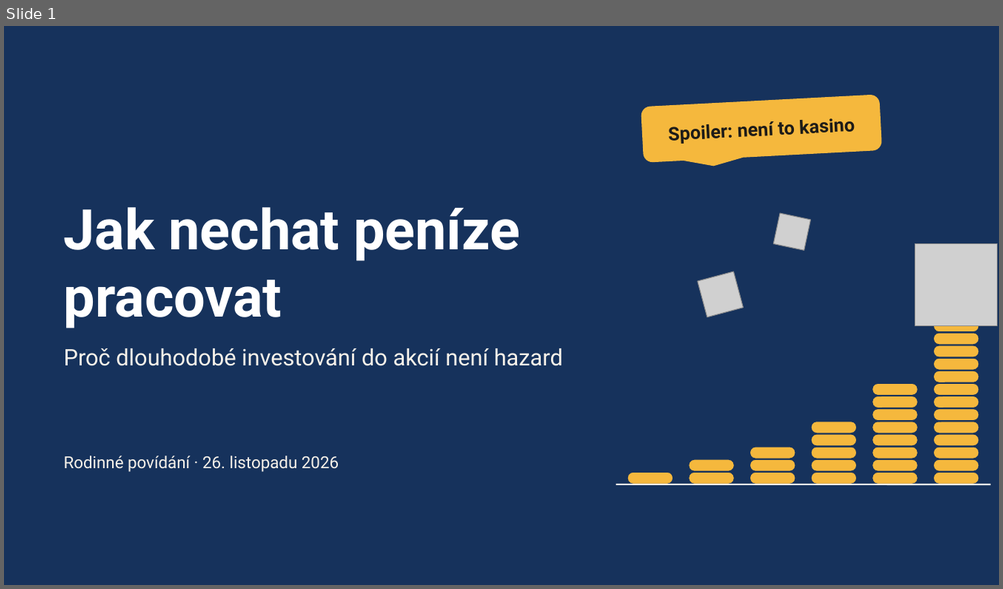
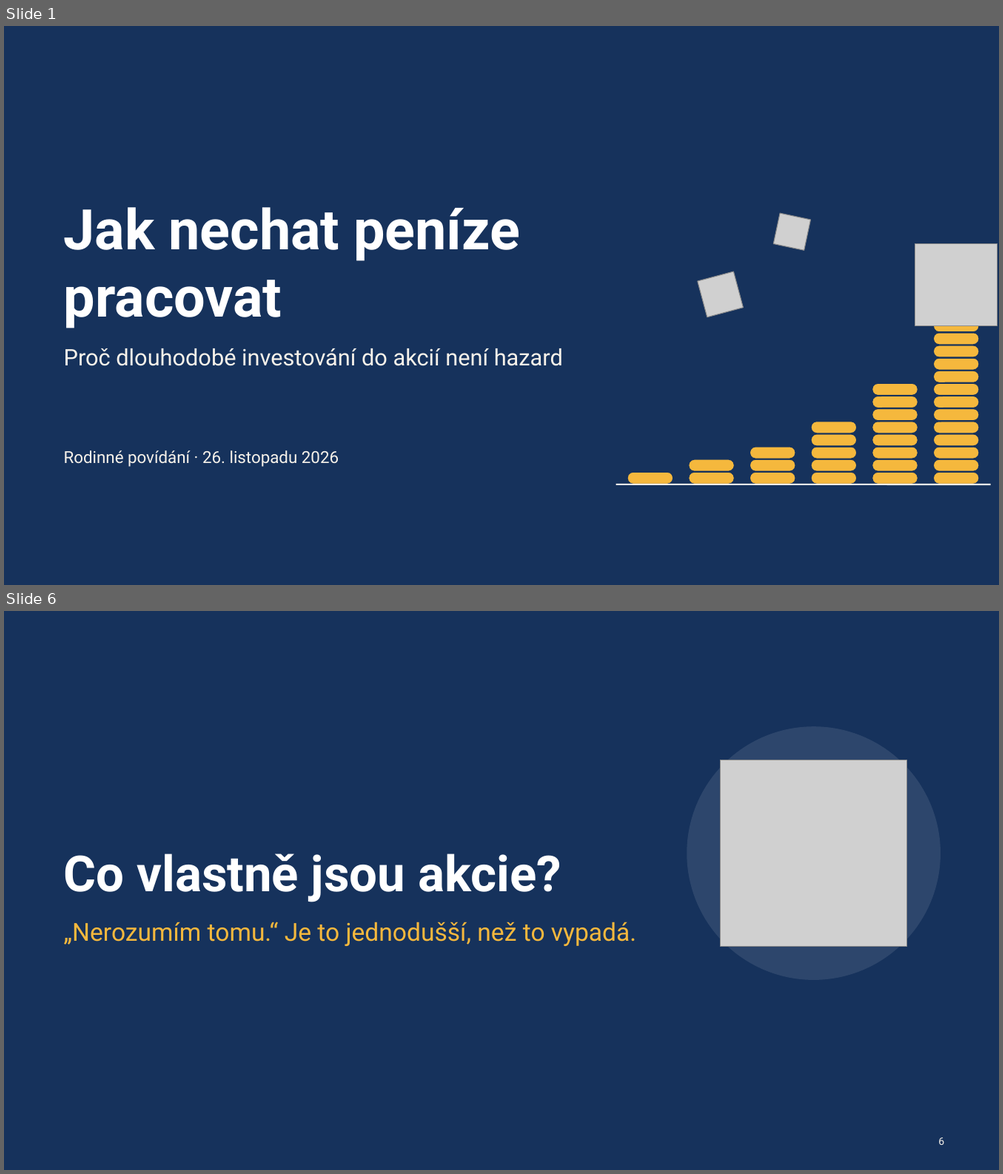
Before and after one commit to TomasMichal/kalkulacky, a slide deck: prezentace/jak-nechat-penize-pracovat.pptx. Shown one above the other, each under a label of ours: slide 1 before the commit, slides 1 and 6 after it; the slides between them are not shown. The pictures are 1003x589 and 1003x1174 pixels, drawn with LibreOffice and Linux fonts; fonts in the diff are those of the drawing; grey boxes stand for pictures. Boxes give left, top, right and bottom in pixels: in the first picture for what was removed or moved away, otherwise in the second. Text is boxed around its words. In the diff, an @@ line names an element or a change of style, - is before the commit and + after.

```diff
--- a/prezentace/jak-nechat-penize-pracovat.pptx
+++ b/prezentace/jak-nechat-penize-pracovat.pptx
@@ slide 6 added at (4,611,999,1170), background #16325C @@
@@ ellipse added at (687,726,940,980), fill #FFFFFF at 10% opacity @@
@@ picture added at (720,760,907,947) @@
@@ title added at (64,854,561,903), 48 pt, text #FFFFFF, bold @@
+Co vlastně jsou akcie?
@@ text added at (64,922,636,946), 24 pt, text #F5B83D @@
+„Nerozumím tomu.“ Je to jednodušší, než to vypadá.
@@ page number added at (938,1138,944,1145), 10 pt, text #F7F2EA @@
+6
@@ slide 1 changed as well @@
@@ rounded speech box removed at (640,94,882,163) @@
-Spoiler: není to kasino
@@ text "Rodinné povídání · 26. listopadu ..." at (64,451,338,467): vertical alignment middle to top @@
```
Also in this commit, not shown: 2 other slides changed, 51 other slides added, 33 other files.
